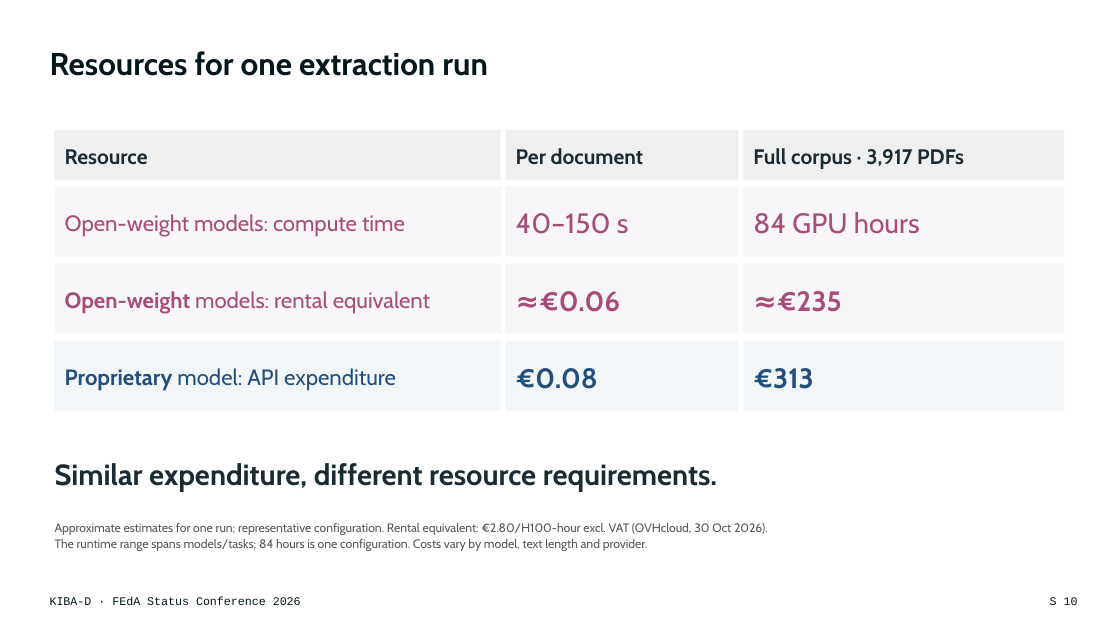
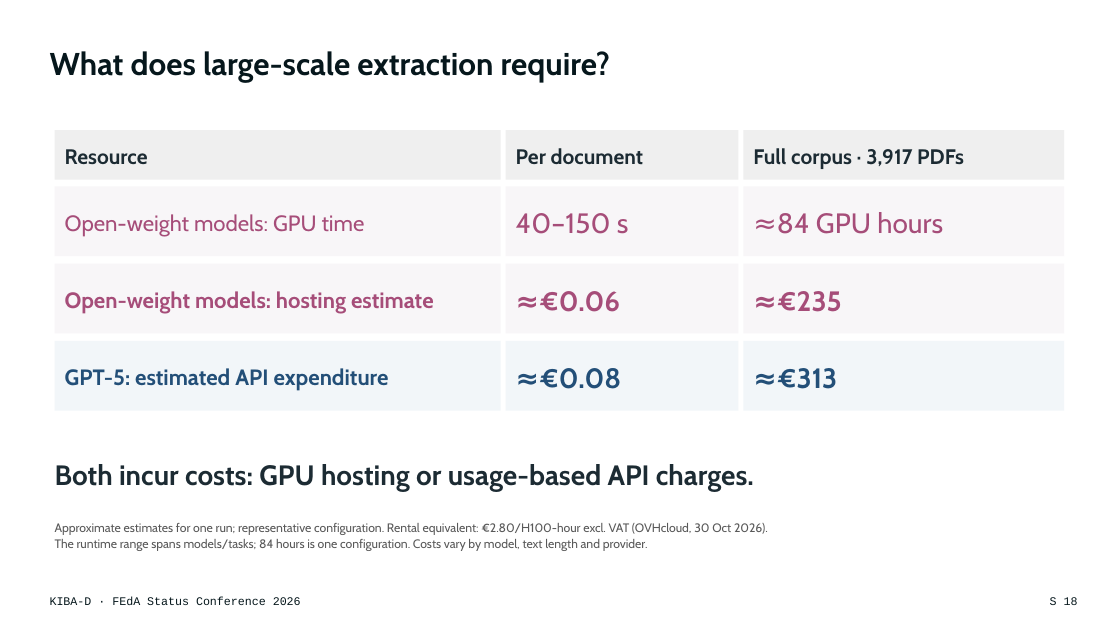
Before and after one commit to DFKI-NLP/kibad-llm, a slide deck: slide 18 of presentations/2026_feda_status_conference/KIBA-D_FEdA2026_Keynote.pptx (slide 10 before the commit). Drawn at 1120x630 pixels with LibreOffice and Linux fonts; fonts in the diff are those of the drawing. Boxes give left, top, right and bottom in pixels: in the first picture for what was removed or moved away, otherwise in the second. Text is boxed around its words. In the diff, an @@ line names an element or a change of style, - is before the commit and + after.

```diff
--- a/presentations/2026_feda_status_conference/KIBA-D_FEdA2026_Keynote.pptx
+++ b/presentations/2026_feda_status_conference/KIBA-D_FEdA2026_Keynote.pptx
@@ title at bbox=[50, 51, 610, 82]: text changed @@
-Resources for one extraction run
+What does large-scale extraction require?
@@ text in rectangle at bbox=[65, 214, 365, 237]: text changed @@
-Open-weight models: compute time
+Open-weight models: GPU time
@@ text in rectangle at bbox=[777, 212, 943, 234]: text changed @@
-84 GPU hours
+≈84 GPU hours
@@ text in rectangle at bbox=[65, 291, 434, 314]: text changed; bold on @@
-Open-weight models: rental equivalent
+Open-weight models: hosting estimate
@@ text in rectangle at bbox=[65, 368, 389, 391]: text changed; bold on @@
-Proprietary model: API expenditure
+GPT-5: estimated API expenditure
@@ text in rectangle at bbox=[539, 368, 621, 389]: text changed @@
-€0.08
+≈€0.08
@@ text in rectangle at bbox=[777, 368, 837, 389]: text changed @@
-€313
+≈€313
@@ text at bbox=[55, 464, 754, 491]: text changed; size 25 to 24 pt @@
-Similar expenditure, different resource requirements.
+Both incur costs: GPU hosting or usage-based API charges.
@@ page number at bbox=[1050, 597, 1078, 605]: text changed @@
-S 10
+S 18
```
Also in this commit, not shown: 15 other slides changed, 1 other file.
